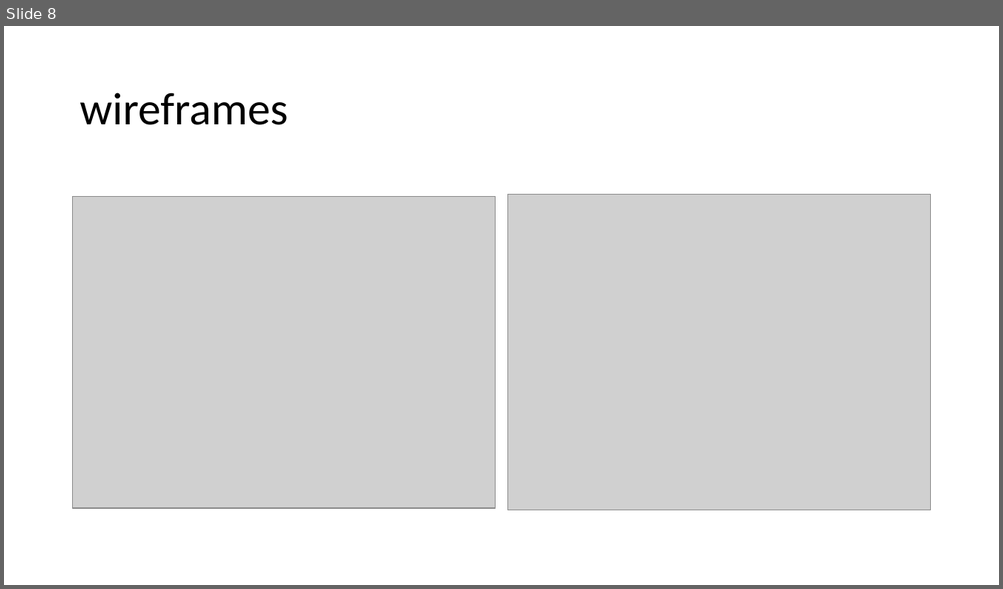
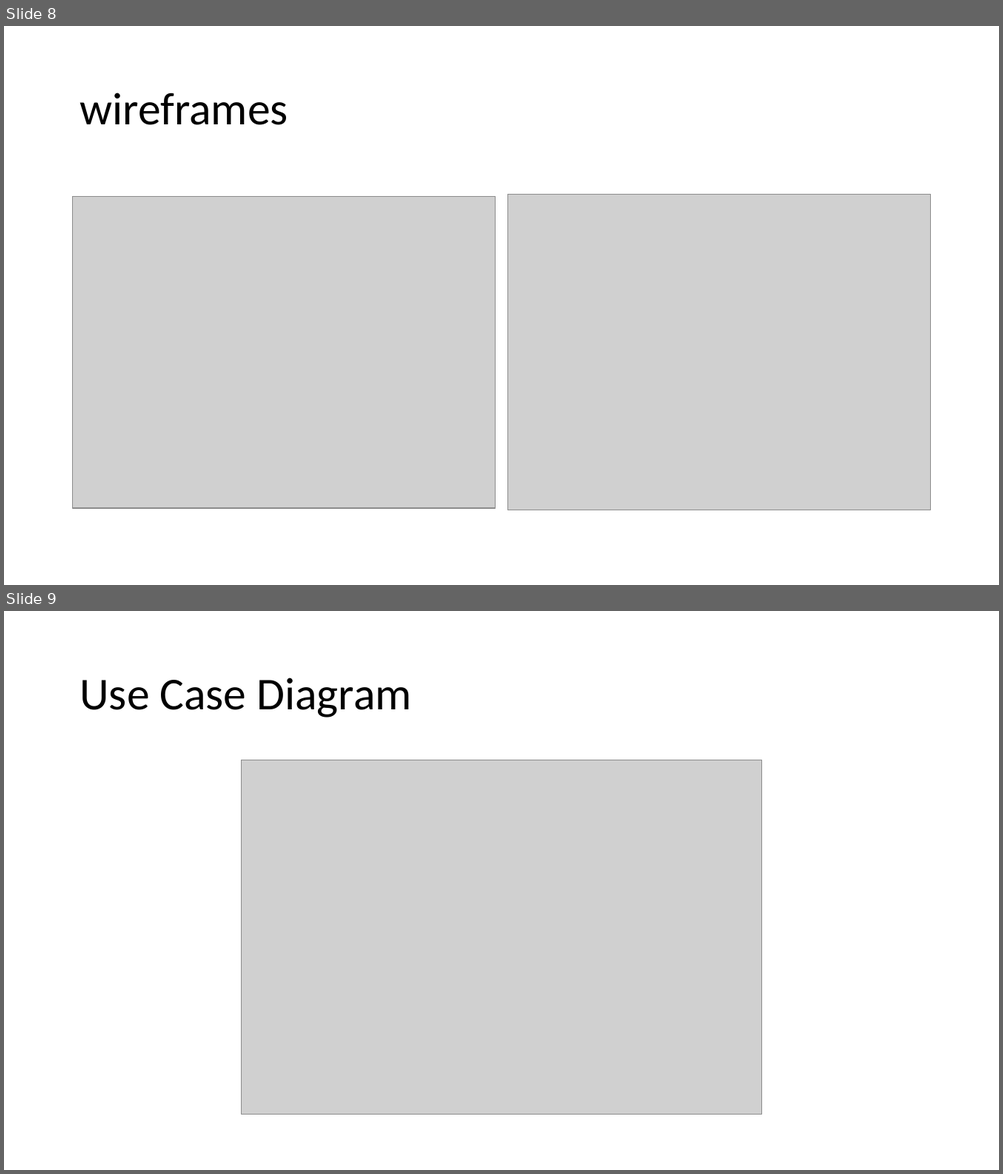
Before and after one commit to Omnikron13/synoptic-23, a slide deck: Files/Synoptic project 2023.pptx. Shown one above the other, each under a label of ours: slide 8 before the commit, slides 8 and 9 after it. The pictures are 1003x589 and 1003x1174 pixels, drawn with LibreOffice and Linux fonts; fonts in the diff are those of the drawing; grey boxes stand for pictures. Boxes give left, top, right and bottom in pixels: in the first picture for what was removed or moved away, otherwise in the second. Text is boxed around its words. In the diff, an @@ line names an element or a change of style, - is before the commit and + after.

Commit message:
Added use case diagram

```diff
--- a/Files/Synoptic project 2023.pptx
+++ b/Files/Synoptic project 2023.pptx
@@ slide 9 added at [4, 611, 999, 1170], background #FFFFFF @@
@@ title added at [79, 678, 412, 718], 44 pt, text #000000 @@
+Use Case Diagram
@@ picture added at [242, 760, 761, 1116] @@
```
